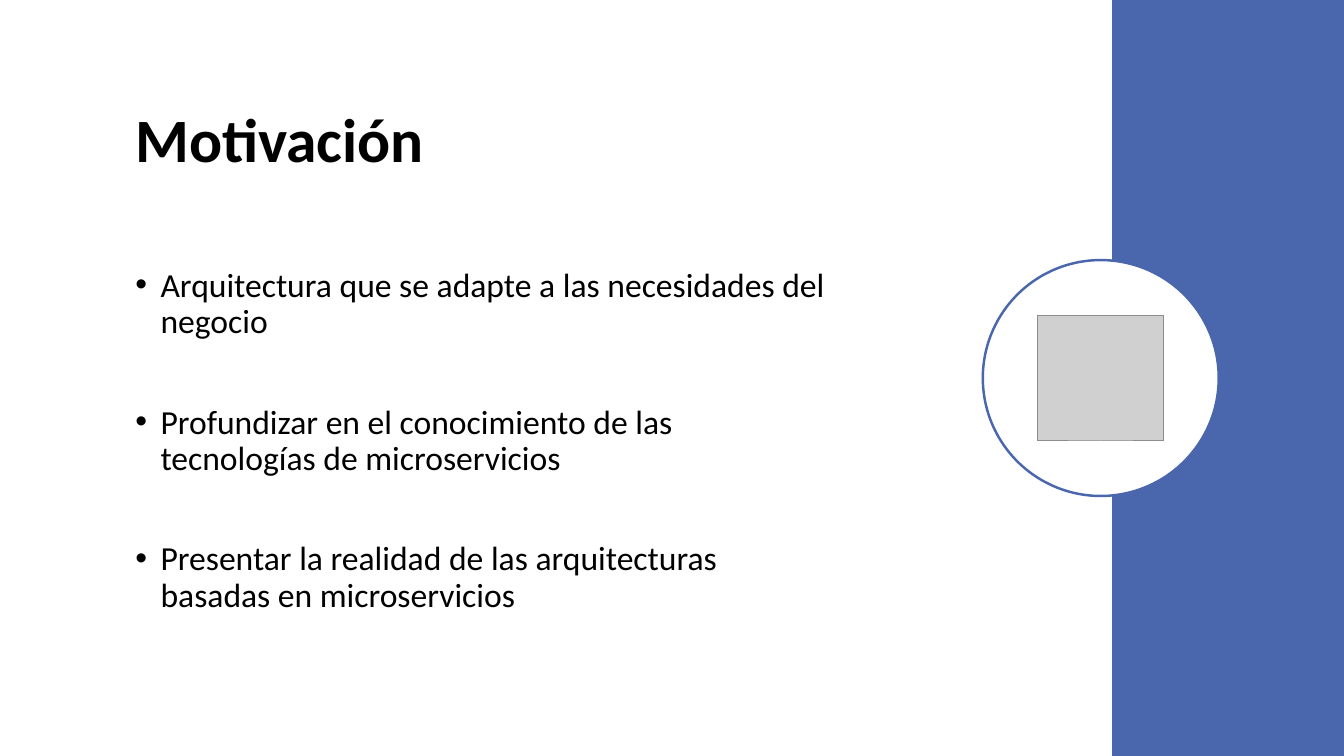
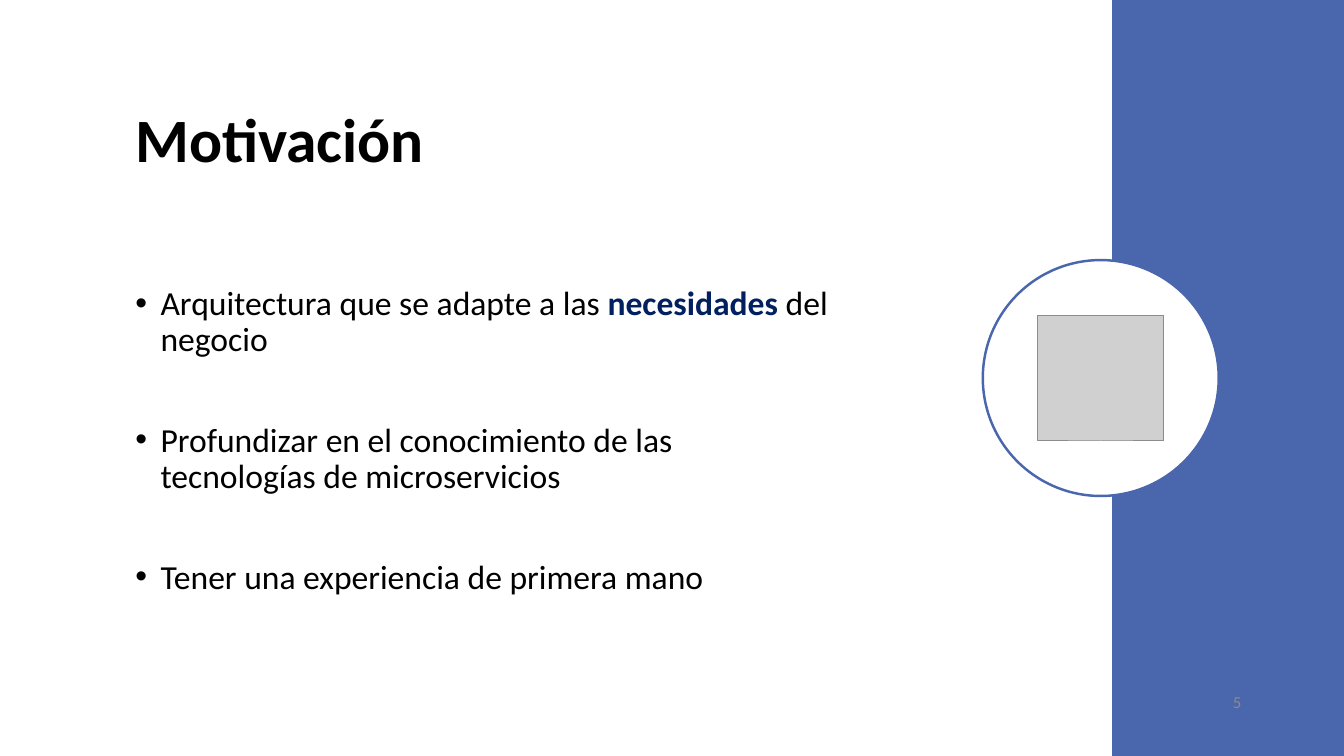
Before and after one commit to VictorIranzo/TFG_Microservices, a slide deck: slide 5 of Trabajo/Presentación/Desarrollo de software basado en microservicios.pptx (slide 6 before the commit). Drawn at 1344x756 pixels with LibreOffice and Linux fonts; fonts in the diff are those of the drawing; grey boxes stand for pictures. Boxes give left, top, right and bottom in pixels: in the first picture for what was removed or moved away, otherwise in the second. Text is boxed around its words. In the diff, an @@ line names an element or a change of style, - is before the commit and + after.

```diff
--- a/Trabajo/Presentación/Desarrollo de software basado en microservicios.pptx
+++ b/Trabajo/Presentación/Desarrollo de software basado en microservicios.pptx
@@ text at (161, 291, 828, 357): text colour #000000 to #002060, bold on in "necesidades" @@
@@ text at (161, 565, 703, 595): text changed @@
-• Presentar la realidad de las arquitecturas basadas en microservicios
+• Tener una experiencia de primera mano
@@ page number added at (1233, 697, 1241, 708), 12 pt, text #8C8C8C @@
+5
```
Also in this commit, not shown: 29 other slides changed, 12 slides added, 10 slides removed, 1 other file.
